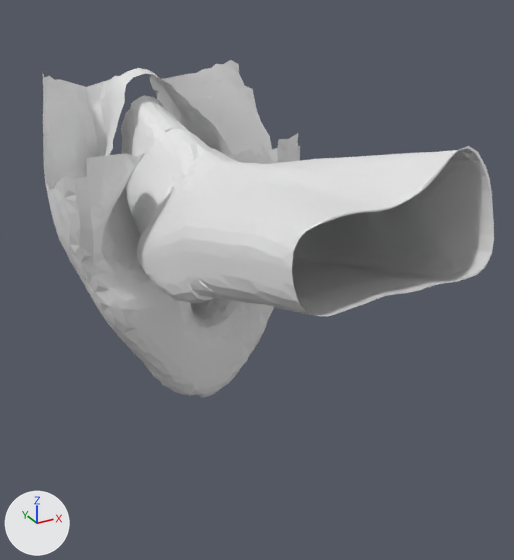
What one commit did to the glTF model static/anatomy/vulva-female.glb.
Before and after are seen from a 50 mm lens placed at (-67.7, -925.1, -6.2), pointed at (9.5, -784.8, -76.3). Every picture has the same lights, and +X, +Y and +Z are marked at lower left. The first picture is the older version.

Objects in the first picture: 'vagina', 'vulva'.
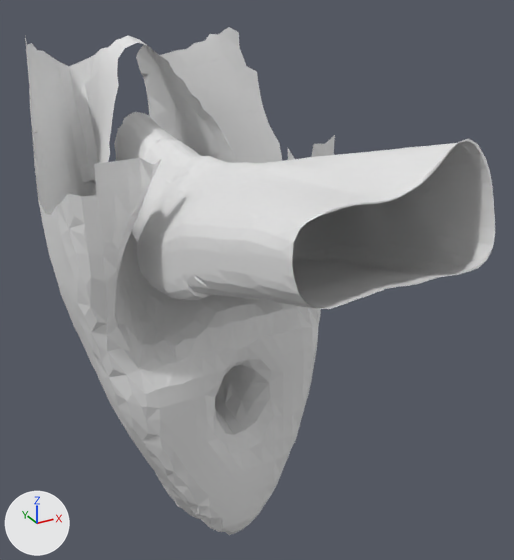
What the commit changed:
me_vulva is used by ob_vulva; location (0.0, 0.0, 0.0).
me_vulva had 1681 vertices, 3259 faces and spanned x -33.5..31.5, y -778.6..-732.9, z -120.1..-28.8.
me_vulva now has 1681 vertices, 3259 faces and spans x -36.1..33.9, y -794.9..-721.6, z -160.4..-20.6.
me_vulva part 1: the whole mesh is multiplied about its middle by the matrix ((1.077, 0.0, 0.0), (0.0, 1.539, 0.045), (0.0, -0.045, 1.539)), then moved by (-0.1, -2.7, -16.0).
me_vagina is used by ob_vagina; location (0.0, 0.0, 0.0).
me_vagina had 1732 vertices, 3425 faces and spanned x -20.1..17.8, y -850.4..-740.2, z -74.7..-31.4.
me_vagina now has 1732 vertices, 3425 faces and spans x -20.1..17.8, y -850.5..-735.2, z -75.6..-30.3.
me_vagina part 2: 1732 of 1732 vertices moved; they spanned x -20.1..17.8, y -850.4..-740.2, z -74.7..-31.4 and now span x -20.1..17.8, y -850.5..-735.2, z -75.6..-30.3; mean shift (0.0, 2.6, -1.3).

Pixel boxes (x1, y1, x2, y2) of what changed, in the pictures (514 x 560 px):
'vulva', reshaped (20% wider, 50% taller): before (42, 60, 301, 398); after (25, 27, 335, 535)
'vagina', reshaped (11% shorter): before (121, 95, 494, 316); after (114, 112, 495, 309)
